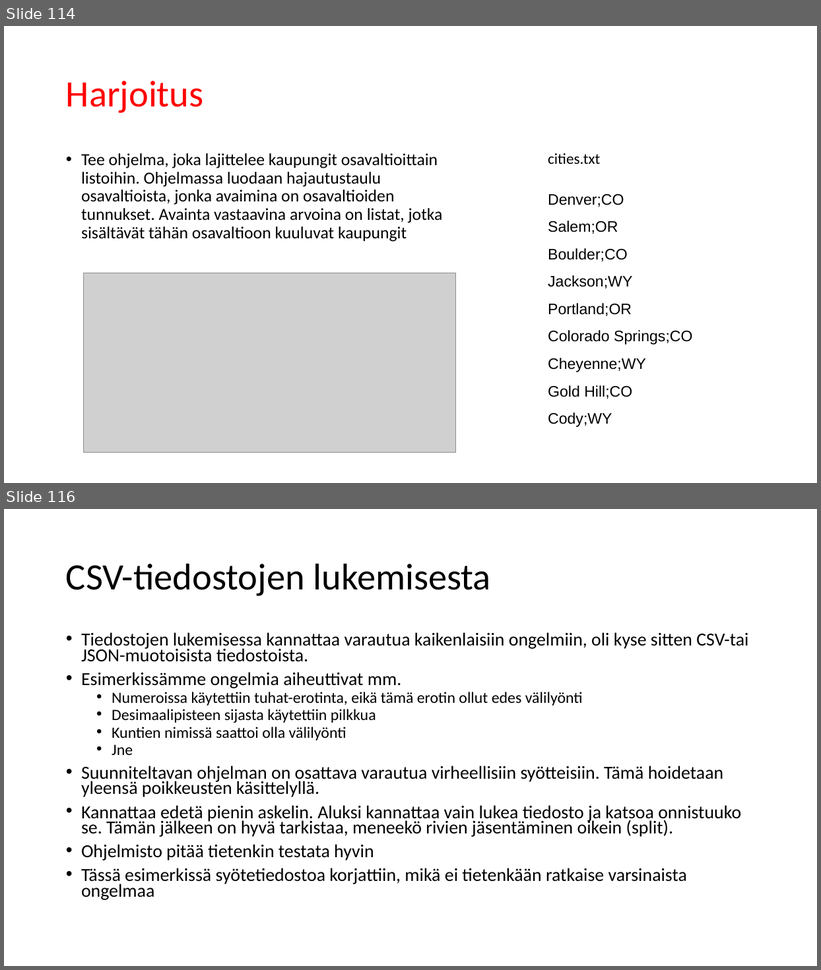
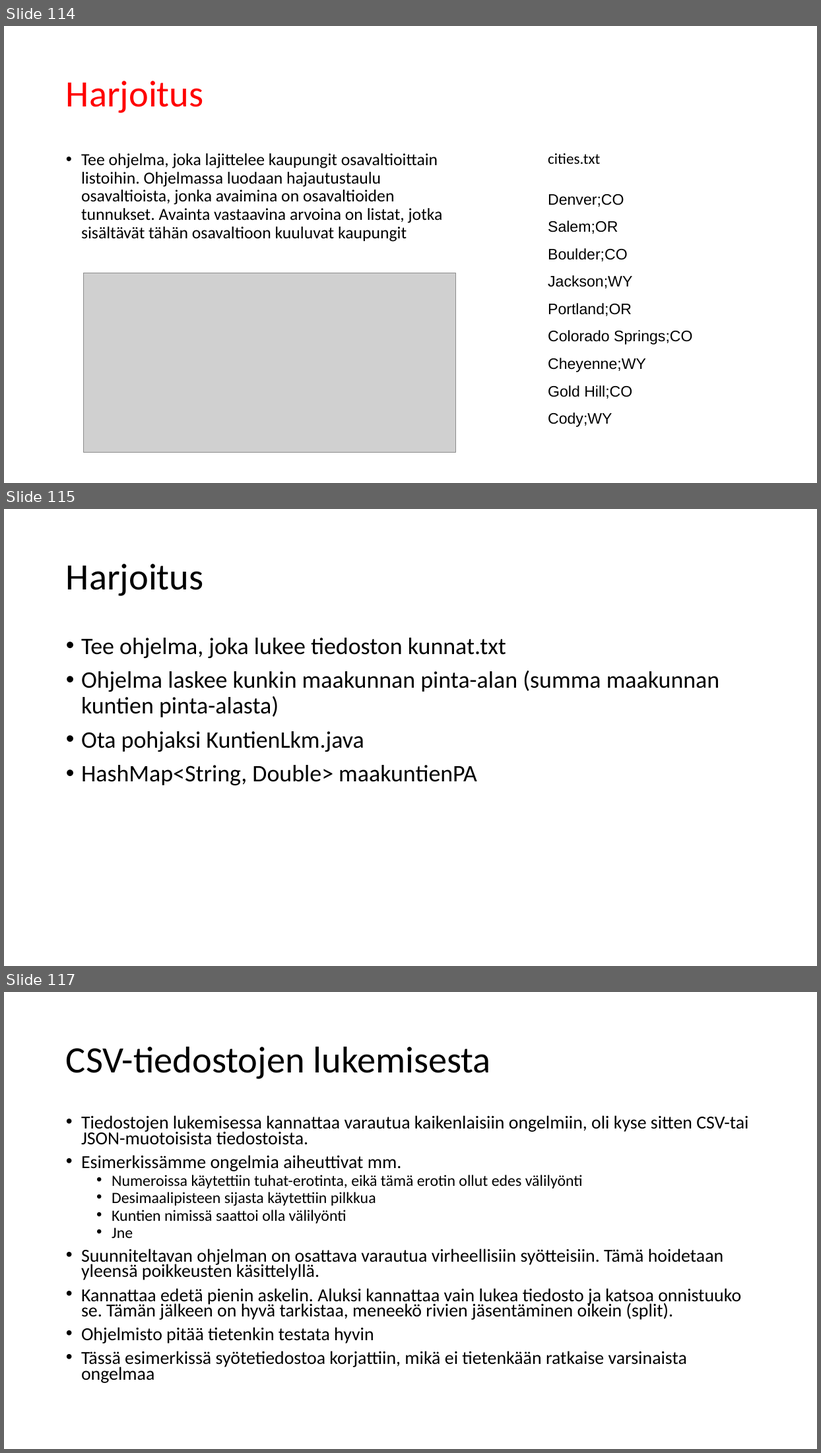
Before and after one commit to lpemake/TrakTite24, a slide deck: Tietorakenteet ja algoritmit 2025.pptx. Shown one above the other, each under a label of ours: slides 114 and 116 before the commit, slides 114, 115 and 117 after it; the slides between them are not shown. The pictures are 821x970 and 821x1453 pixels, drawn with LibreOffice and Linux fonts; fonts in the diff are those of the drawing; grey boxes stand for pictures. Boxes give left, top, right and bottom in pixels: in the first picture for what was removed or moved away, otherwise in the second. Text is boxed around its words. In the diff, an @@ line names an element or a change of style, - is before the commit and + after.

```diff
--- a/Tietorakenteet ja algoritmit 2025.pptx
+++ b/Tietorakenteet ja algoritmit 2025.pptx
@@ slide 115 added at [4,509,817,966], background #FFFFFF @@
@@ title added at [66,564,204,596], 44 pt, text #000000 @@
+Harjoitus
@@ text added at [81,638,720,786], 28 pt, text #000000 @@
+• Tee ohjelma, joka lukee tiedoston kunnat.txt
+• Ohjelma laskee kunkin maakunnan pinta-alan (summa maakunnan kuntien pinta-alasta)
+• Ota pohjaksi KuntienLkm.java
+• HashMap<String, Double> maakuntienPA
@@ what was slide 116 is now slide 117 @@
```
Also in this commit, not shown: 1 slide changed, 2 other files.
